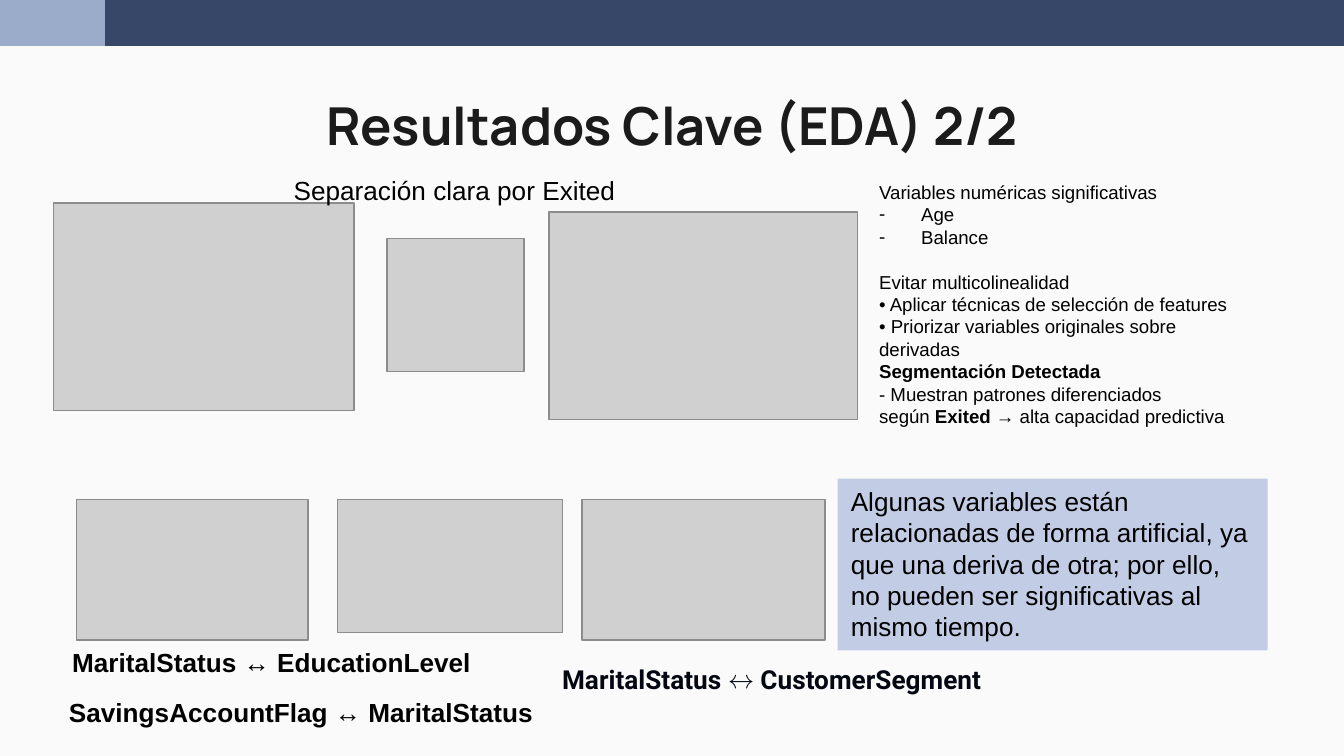
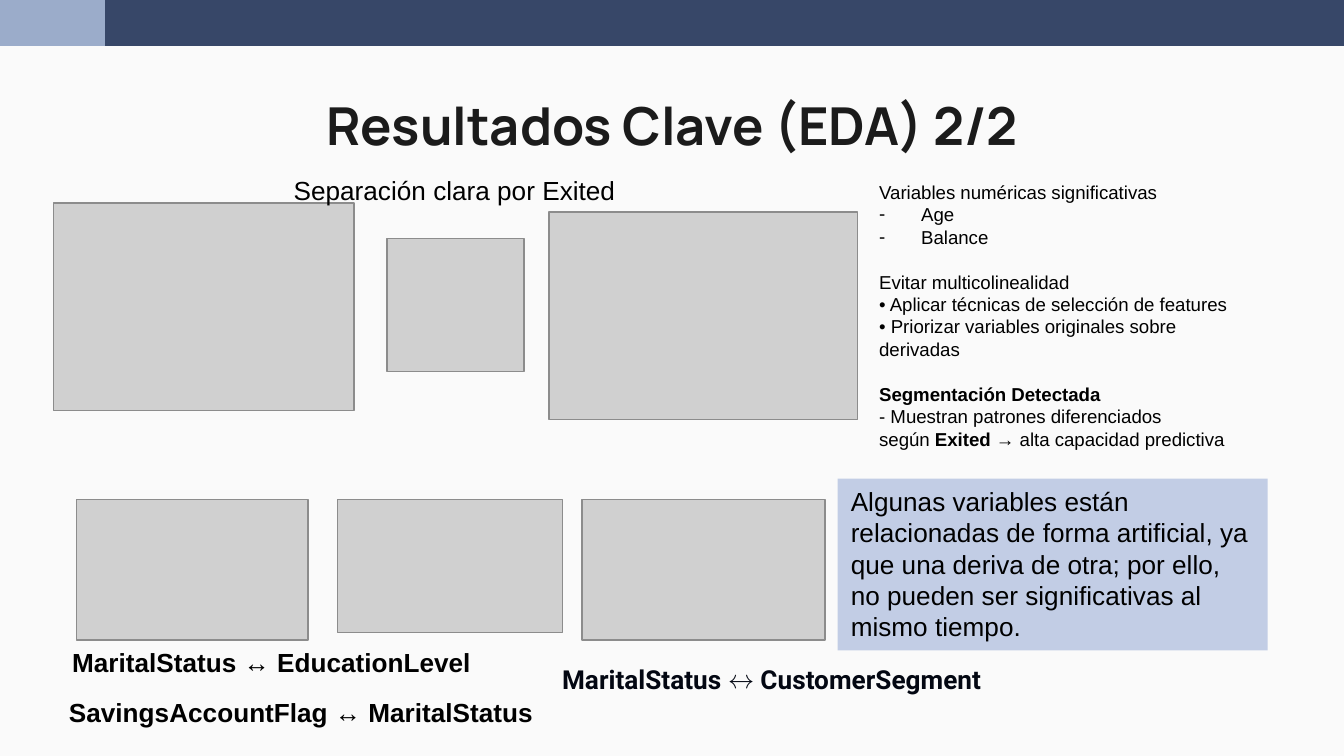
Before and after one commit to wen2111/Mineria, a slide deck: slide 6 of Entrega_1/00 - REPORTE/REPORTE_new.pptx. Drawn at 1344x756 pixels with LibreOffice and Linux fonts; fonts in the diff are those of the drawing; grey boxes stand for pictures. Boxes give left, top, right and bottom in pixels: in the first picture for what was removed or moved away, otherwise in the second. Text is boxed around its words. In the diff, an @@ line names an element or a change of style, - is before the commit and + after.

```diff
--- a/Entrega_1/00 - REPORTE/REPORTE_new.pptx
+++ b/Entrega_1/00 - REPORTE/REPORTE_new.pptx
@@ text "Variables numéricas significativas" rewrapped from <box>879,185,1227,427</box> to <box>879,185,1227,450</box> @@
```
Also in this commit, not shown: 6 other slides changed, 2 other files.
